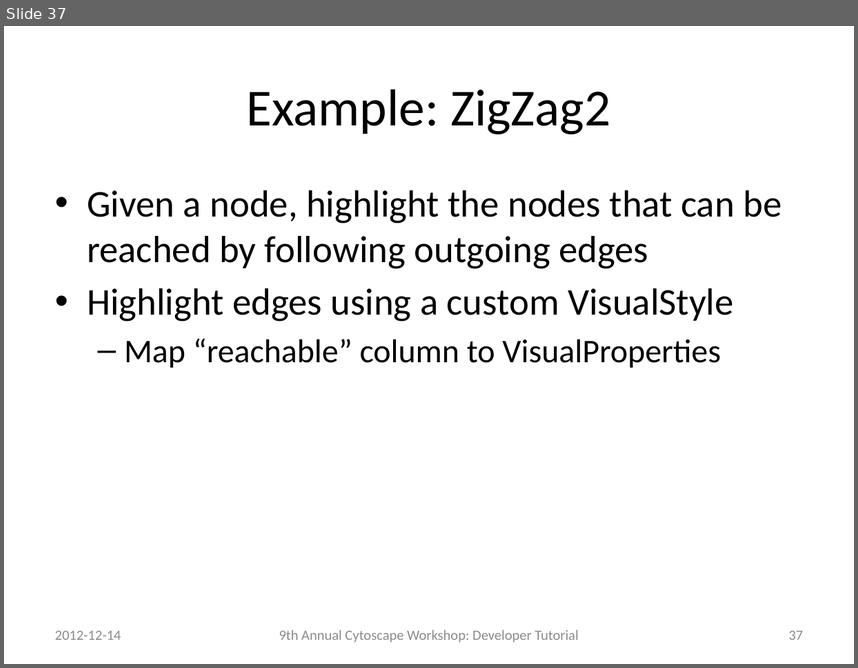
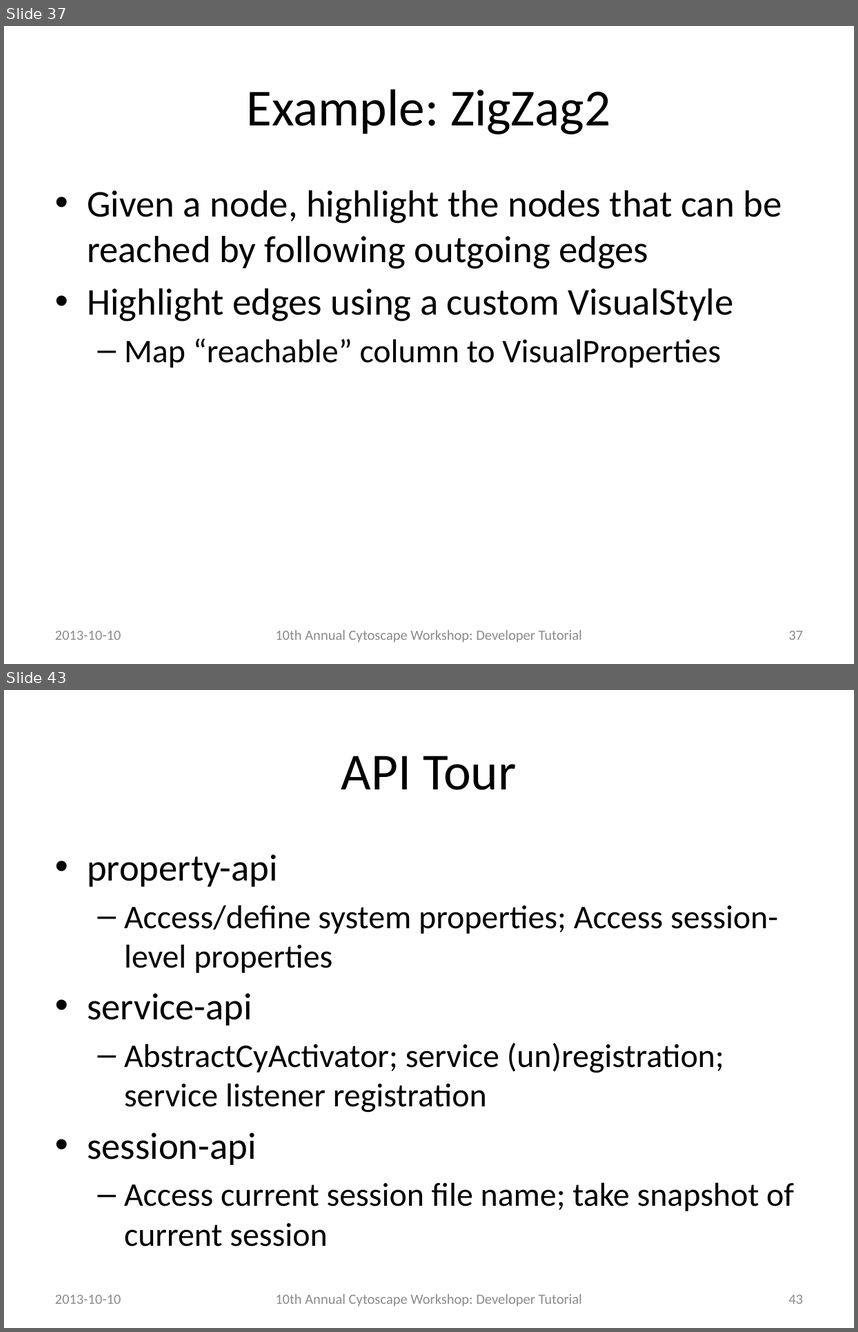
Before and after one commit to jrrmzz/cy3-dev-tutorial, a slide deck: slides.pptx. Shown one above the other, each under a label of ours: slide 37 before the commit, slides 37 and 43 after it; the slides between them are not shown. The pictures are 858x668 and 858x1332 pixels, drawn with LibreOffice and Linux fonts; fonts in the diff are those of the drawing. Boxes give left, top, right and bottom in pixels: in the first picture for what was removed or moved away, otherwise in the second. Text is boxed around its words. In the diff, an @@ line names an element or a change of style, - is before the commit and + after.

Commit message:
Updated tutorial materials for 2013 workshop/retreat

```diff
--- a/slides.pptx
+++ b/slides.pptx
@@ slide 43 added at bbox=[4, 690, 854, 1328], background #FFFFFF @@
@@ title added at bbox=[341, 756, 516, 790], 44 pt, text #000000 @@
+API Tour
@@ text added at bbox=[87, 854, 794, 1246], 28 pt, text #000000 @@
+• property-api
+  – Access/define system properties; Access session-level properties
+• service-api
+  – AbstractCyActivator; service (un)registration; service listener registration
+• session-api
+  – Access current session file name; take snapshot of current session
@@ text added at bbox=[55, 1294, 121, 1303], 12 pt, text #8C8C8C @@
+2013-10-10
@@ text added at bbox=[275, 1294, 582, 1305], 12 pt, text #8C8C8C @@
+10th Annual Cytoscape Workshop: Developer Tutorial
@@ page number added at bbox=[789, 1294, 803, 1303], 12 pt, text #8C8C8C @@
+43
@@ slide 37 changed as well @@
@@ text at bbox=[55, 630, 121, 639]: text changed @@
-2012-12-14
+2013-10-10
@@ text at bbox=[275, 630, 582, 641]: text changed @@
-9th Annual Cytoscape Workshop: Developer Tutorial
+10th Annual Cytoscape Workshop: Developer Tutorial
```
Also in this commit, not shown: 38 other slides changed, 5 other slides added, 2 other files.
